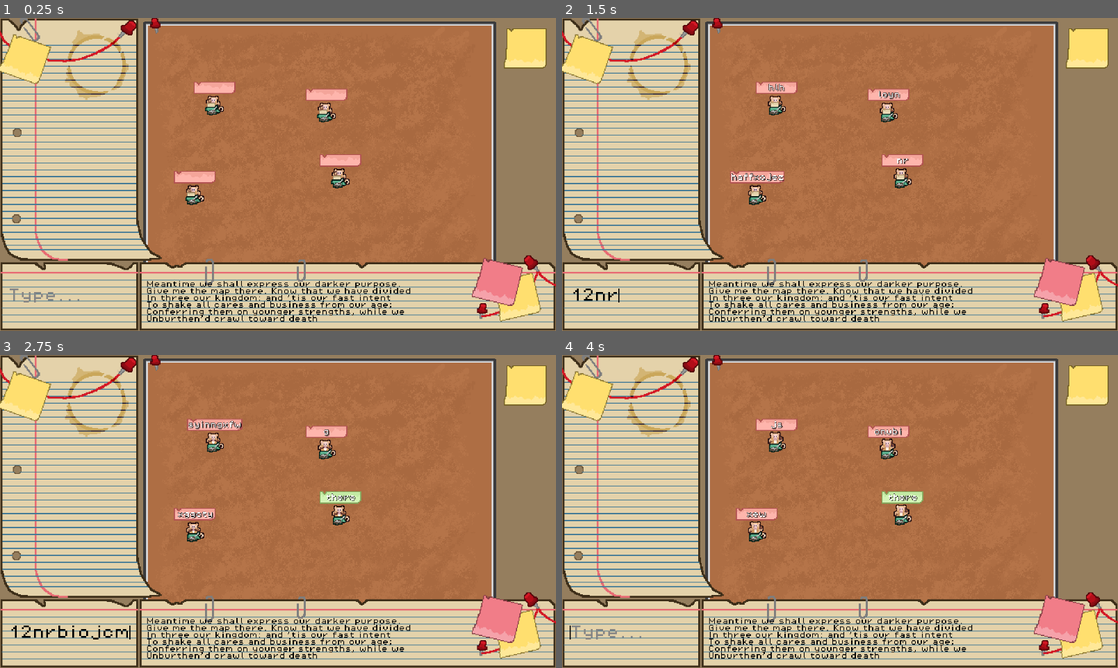
Above: before the commit, frames 1-4 (two rows, left to right).
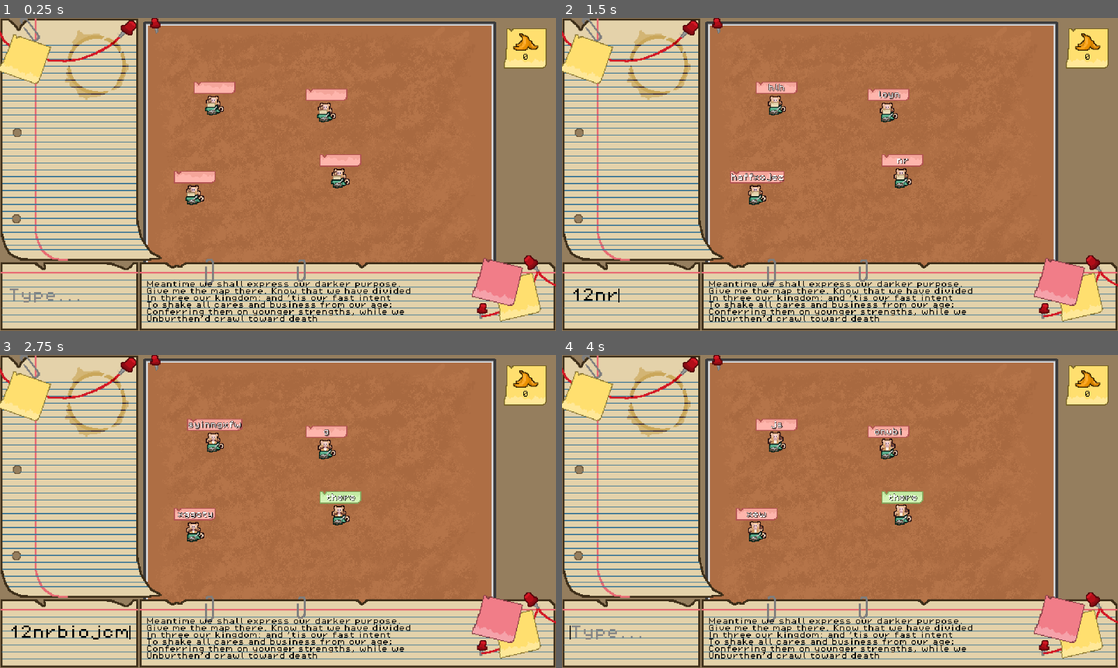
Above: after the commit, the same moments.

Repository: levienk/GMTK-Game-Jam-2024
Game: Godot game, scene res://game.tscn
The game is run twice, just before and just after one commit, with the same random seed, the same clock (stepped at 60 frames per second) and the same inputs.
Inputs (mouse positions are in pixels of both pictures, inside the frame that each line leads up to):
- Up to frame 1 (0.25 s): no input
- Up to frame 2 (1.5 s): click (634, 296) at 0.52 s; type "12" at 0.6 s; type "nr" at 1.25 s
- Up to frame 3 (2.75 s): type "biojcm" at 2 s
- Up to frame 4 (4 s): type "there" at 2.75 s; tap Enter (submit) at 3.5 s; move the mouse to (962, 495) at 3.52 s; hold Enter (submit) from 3.53 s (still down); click (962, 495) at 3.67 s

The runs differ from the first frame. In frame 1, 0.2% of the frame differs, in the area x 92-97%, y 4-14%; in frame 2, 0.2%; in frame 3, 0.2%; in frame 4, 0.2%.

Commit message:
Create global Bananas (score) counter

Diff:
--- a/game.tscn
+++ b/game.tscn
@@ -1,7 +1,8 @@
-[gd_scene load_steps=7 format=3 uid="uid://cv7hyn3xhhpxa"]
+[gd_scene load_steps=8 format=3 uid="uid://cv7hyn3xhhpxa"]
 
 [ext_resource type="Script" path="res://game.gd" id="1_56afu"]
 [ext_resource type="Texture2D" uid="uid://brhyun46vmtue" path="res://assets/art/background/Background.png" id="2_l3re6"]
+[ext_resource type="PackedScene" uid="uid://q8qbn8fg2j3l" path="res://interface/bananas.tscn" id="4_7lhl4"]
 [ext_resource type="PackedScene" uid="uid://d1x2db3vo83ac" path="res://monkey/monkey.tscn" id="4_21wsr"]
 [ext_resource type="PackedScene" uid="uid://c1ociivssjn43" path="res://interface/line_edit.tscn" id="5_1mtwb"]
 [ext_resource type="PackedScene" uid="uid://cuhl7weq4iso3" path="res://interface/quote_box.tscn" id="7_12ej7"]
@@ -29,6 +30,9 @@
 
 [node name="Interface" type="Node" parent="."]
 
+[node name="Bananas" parent="Interface" instance=ExtResource("4_7lhl4")]
+position = Vector2(589, 44)
+
 [node name="LineEdit" parent="Interface" instance=ExtResource("5_1mtwb")]
 offset_left = 9.0
 offset_top = 279.0
--- /dev/null
+++ b/interface/bananas.gd
@@ -0,0 +1,6 @@
+extends Node2D
+
+static var bananas = 0
+
+static func add_score(score: int):
+	bananas += score
--- /dev/null
+++ b/interface/bananas.tscn
@@ -0,0 +1,33 @@
+[gd_scene load_steps=4 format=3 uid="uid://q8qbn8fg2j3l"]
+
+[ext_resource type="Texture2D" uid="uid://c5ph2x5p8c0up" path="res://assets/art/sprites/Banana.png" id="1_5vjts"]
+[ext_resource type="Script" path="res://interface/bananas.gd" id="1_8k7xi"]
+[ext_resource type="Script" path="res://interface/score_label.gd" id="3_bxdvi"]
+
+[node name="Bananas" type="Node2D"]
+script = ExtResource("1_8k7xi")
+
+[node name="TextureRect" type="TextureRect" parent="."]
+offset_top = -29.0
+offset_right = 31.0
+texture = ExtResource("1_5vjts")
+expand_mode = 1
+stretch_mode = 3
+
+[node name="Label" type="Label" parent="."]
+anchors_preset = 3
+anchor_left = 1.0
+anchor_top = 1.0
+anchor_right = 1.0
+anchor_bottom = 1.0
+offset_top = -13.0
+offset_right = 32.0
+offset_bottom = 16.0
+grow_horizontal = 0
+grow_vertical = 0
+theme_override_colors/font_color = Color(0, 0, 0, 1)
+theme_override_font_sizes/font_size = 8
+text = "0"
+horizontal_alignment = 1
+vertical_alignment = 1
+script = ExtResource("3_bxdvi")
--- a/interface/line_edit.gd
+++ b/interface/line_edit.gd
@@ -23,7 +23,7 @@
 		var index = words_not_typed.find(text)
 		# If the user typed a typable word
 		if index != -1:
-			# TODO ADD SCORE
+			Bananas.add_score(100)
 			words_not_typed.remove_at(index)
 			words_found.append(text)
 			new_word_typed.emit(text)
--- /dev/null
+++ b/interface/score_label.gd
@@ -0,0 +1,4 @@
+extends Label
+
+func _process(delta: float) -> void:
+	self.text = str(Bananas.bananas)
--- /dev/null
+++ b/interface/word_bank.tscn
@@ -0,0 +1,20 @@
+[gd_scene load_steps=4 format=3 uid="uid://dac5yeafph3kk"]
+
+[ext_resource type="Script" path="res://interface/word_bank.gd" id="1_5vbw8"]
+[ext_resource type="Script" path="res://interface/h_flow_container.gd" id="2_rs8d5"]
+
+[sub_resource type="RectangleShape2D" id="RectangleShape2D_2hqu2"]
+size = Vector2(160, 280)
+
+[node name="WordBank" type="Area2D"]
+script = ExtResource("1_5vbw8")
+
+[node name="WordBankCollider" type="CollisionShape2D" parent="."]
+shape = SubResource("RectangleShape2D_2hqu2")
+
+[node name="FlowContainer" type="FlowContainer" parent="."]
+top_level = true
+clip_contents = true
+offset_right = 40.0
+offset_bottom = 40.0
+script = ExtResource("2_rs8d5")
--- a/project.godot
+++ b/project.godot
@@ -18,6 +18,7 @@
 
 WordDictionary="*res://text_generation/word_dictionary.tscn"
 SignalBus="*res://signal_bus.tscn"
+Bananas="*res://interface/bananas.gd"
 
 [display]
 
